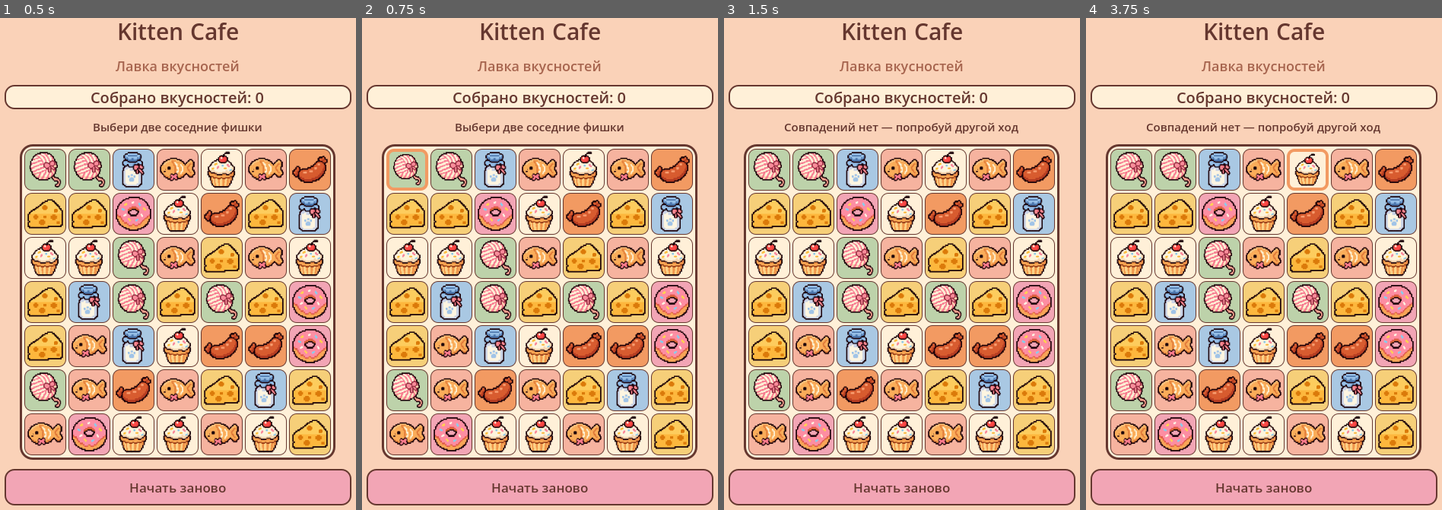
Above: before the commit, frames 1-4 (left to right).
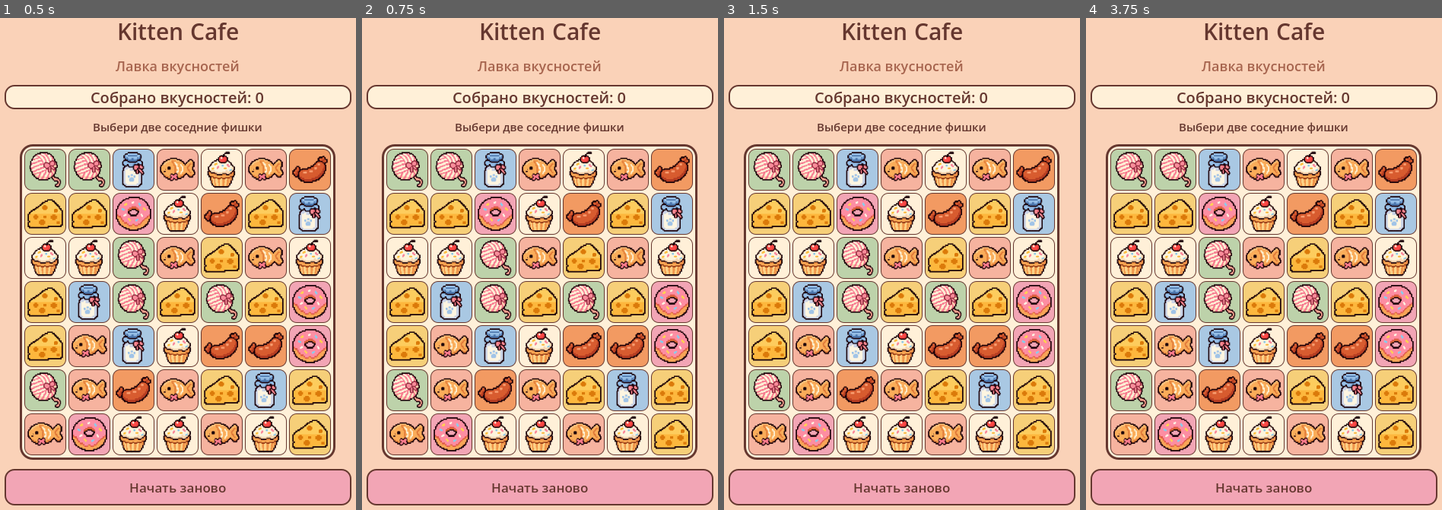
Above: after the commit, the same moments.

Repository: ArinaPig/Meown
Game: Godot game, scene res://scenes/minigames/match3/Match3.tscn
The game is run twice, just before and just after one commit, with the same random seed, the same clock (stepped at 60 frames per second) and the same inputs. The project has no main scene, so this scene is started directly.
Inputs (mouse positions are in pixels of both pictures, inside the frame that each line leads up to):
- Up to frame 1 (0.5 s): no input
- Up to frame 2 (0.75 s): click (408, 170) at 0.52 s
- Up to frame 3 (1.5 s): click (813, 170) at 1.27 s
- Up to frame 4 (3.75 s): click (1221, 170) at 2.02 s; click (1264, 170) at 2.77 s; click (1306, 170) at 3.52 s

Frame 1 is identical in both runs. In frame 2, 0.6% of the frame differs, in the area x 6-19%, y 26-36%; in frame 3, 0.6%; in frame 4, 1.2%, in the area x 17-83%, y 21-36%.

Commit message:
Add swipe controls and smooth Match-3 animations

Diff:
--- a/scenes/minigames/match3/Match3.gd
+++ b/scenes/minigames/match3/Match3.gd
@@ -33,6 +33,8 @@
 var selected_cell := Vector2i(-1, -1)
 var score := 0
 var busy := false
+var pointer_start_cell := Vector2i(-1, -1)
+var pointer_active := false
 
 var score_label: Label
 var hint_label: Label
@@ -124,7 +126,7 @@
 			tile.custom_minimum_size = Vector2(55, 55)
 			tile.expand_icon = true
 			tile.icon_alignment = HORIZONTAL_ALIGNMENT_CENTER
-			tile.pressed.connect(_on_tile_pressed.bind(Vector2i(x, y)))
+			tile.pivot_offset = tile.custom_minimum_size / 2.0
 			grid.add_child(tile)
 			row_buttons.append(tile)
 		tile_buttons.append(row_buttons)
@@ -167,33 +169,112 @@
 	_update_score()
 	hint_label.text = "Выбери две соседние фишки"
 
-func _on_tile_pressed(cell: Vector2i) -> void:
+func _input(event: InputEvent) -> void:
+	var pressed := false
+	var released := false
+	var pointer_position := Vector2.ZERO
+
+	if event is InputEventScreenTouch:
+		pressed = event.pressed
+		released = not event.pressed
+		pointer_position = event.position
+	elif event is InputEventMouseButton and event.button_index == MOUSE_BUTTON_LEFT:
+		pressed = event.pressed
+		released = not event.pressed
+		pointer_position = event.position
+	else:
+		return
+
+	if pressed:
+		var cell := _cell_at_viewport_position(pointer_position)
+		if cell.x >= 0 and not busy:
+			pointer_start_cell = cell
+			pointer_active = true
+			selected_cell = cell
+			_refresh_board()
+			get_viewport().set_input_as_handled()
+	elif released and pointer_active:
+		var start_cell := pointer_start_cell
+		var end_cell := _cell_at_viewport_position(pointer_position)
+		pointer_active = false
+		pointer_start_cell = Vector2i(-1, -1)
+		get_viewport().set_input_as_handled()
+
+		if end_cell.x < 0:
+			selected_cell = Vector2i(-1, -1)
+			_refresh_board()
+		elif start_cell == end_cell:
+			_handle_tile_tap(end_cell)
+		elif abs(start_cell.x - end_cell.x) + abs(start_cell.y - end_cell.y) == 1:
+			selected_cell = Vector2i(-1, -1)
+			_try_swap(start_cell, end_cell)
+		else:
+			selected_cell = end_cell
+			hint_label.text = "Менять можно только соседние фишки"
+			_refresh_board()
+
+func _cell_at_viewport_position(viewport_position: Vector2) -> Vector2i:
+	if grid == null:
+		return Vector2i(-1, -1)
+	var local_position := grid.get_global_transform_with_canvas().affine_inverse() * viewport_position
+	for y in range(BOARD_SIZE):
+		for x in range(BOARD_SIZE):
+			var tile: Button = tile_buttons[y][x]
+			if Rect2(tile.position, tile.size).has_point(local_position):
+				return Vector2i(x, y)
+	return Vector2i(-1, -1)
+
+func _handle_tile_tap(cell: Vector2i) -> void:
 	if busy:
 		return
 	if selected_cell.x < 0:
 		selected_cell = cell
+	elif selected_cell == cell:
+		selected_cell = Vector2i(-1, -1)
+	elif abs(selected_cell.x - cell.x) + abs(selected_cell.y - cell.y) == 1:
+		var first := selected_cell
+		selected_cell = Vector2i(-1, -1)
+		_try_swap(first, cell)
+		return
+	else:
+		selected_cell = cell
+	_refresh_board()
+
+func _try_swap(first: Vector2i, second: Vector2i) -> void:
+	if busy:
+		return
+	busy = true
+	hint_label.text = "Меняем фишки..."
+	var first_tile: Button = tile_buttons[first.y][first.x]
+	var second_tile: Button = tile_buttons[second.y][second.x]
+	var swap_out := create_tween().set_parallel(true)
+	swap_out.tween_property(first_tile, "scale", Vector2(0.82, 0.82), 0.08)
+	swap_out.tween_property(second_tile, "scale", Vector2(0.82, 0.82), 0.08)
+	await swap_out.finished
+
+	_swap_cells(first, second)
+	_refresh_board()
+	var swap_in := create_tween().set_parallel(true)
+	swap_in.tween_property(first_tile, "scale", Vector2.ONE, 0.12)
+	swap_in.tween_property(second_tile, "scale", Vector2.ONE, 0.12)
+	await swap_in.finished
+
+	if _find_matches().is_empty():
+		_swap_cells(first, second)
 		_refresh_board()
-		return
-	if selected_cell == cell:
-		selected_cell = Vector2i(-1, -1)
-		_refresh_board()
-		return
-	if abs(selected_cell.x - cell.x) + abs(selected_cell.y - cell.y) != 1:
-		selected_cell = cell
-		_refresh_board()
-		return
-
-	var first := selected_cell
-	selected_cell = Vector2i(-1, -1)
-	_swap_cells(first, cell)
-	if _find_matches().is_empty():
-		_swap_cells(first, cell)
+		var return_tween := create_tween().set_parallel(true)
+		return_tween.tween_property(first_tile, "scale", Vector2(0.82, 0.82), 0.07)
+		return_tween.tween_property(second_tile, "scale", Vector2(0.82, 0.82), 0.07)
+		await return_tween.finished
+		var restore_tween := create_tween().set_parallel(true)
+		restore_tween.tween_property(first_tile, "scale", Vector2.ONE, 0.12)
+		restore_tween.tween_property(second_tile, "scale", Vector2.ONE, 0.12)
+		await restore_tween.finished
 		hint_label.text = "Совпадений нет — попробуй другой ход"
-		_refresh_board()
-		return
-
-	busy = true
-	_resolve_board()
+		busy = false
+		return
+
+	await _resolve_board()
 
 func _swap_cells(a: Vector2i, b: Vector2i) -> void:
 	var temp = board[a.y][a.x]
@@ -231,13 +312,31 @@
 	var matches := _find_matches()
 	while not matches.is_empty():
 		score += matches.size() * 10
+		var vanish_tween := create_tween().set_parallel(true)
+		for cell in matches:
+			var tile: Button = tile_buttons[cell.y][cell.x]
+			vanish_tween.tween_property(tile, "scale", Vector2(0.15, 0.15), 0.16)
+			vanish_tween.tween_property(tile, "modulate:a", 0.0, 0.16)
+		await vanish_tween.finished
+
 		for cell in matches:
 			board[cell.y][cell.x] = -1
 		_apply_gravity()
 		_refill_board()
+		_refresh_board()
+
+		var appear_tween := create_tween().set_parallel(true)
+		for y in range(BOARD_SIZE):
+			for x in range(BOARD_SIZE):
+				var tile: Button = tile_buttons[y][x]
+				tile.scale = Vector2(0.72, 0.72)
+				tile.modulate.a = 0.65
+				appear_tween.tween_property(tile, "scale", Vector2.ONE, 0.18)
+				appear_tween.tween_property(tile, "modulate:a", 1.0, 0.18)
+		await appear_tween.finished
 		matches = _find_matches()
+
 	_update_score()
-	_refresh_board()
 	hint_label.text = "Отлично! Собирай продукты дальше"
 	busy = false
 
